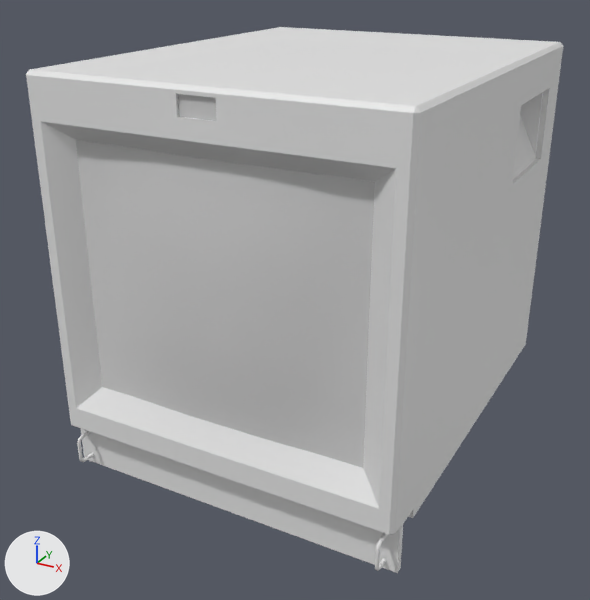
The glTF model cr-tv-v1.glb, before and after one commit.
Before and after are seen from a camera (50 mm lens) standing at (0.0773, -0.1329, 0.1904) and looking at (-0.0046, 0.016, 0.116). Arrows for +X, +Y and +Z are at lower left; the lights stay in place. Where no turn or scale is listed for an object, it has been applied to the vertices. Vertices at the same position are counted once.

Names of what the first picture shows: 'nurbsToPoly5_Blackplastic_0', 'nurbsToPoly5_silverbits_0', 'nurbsToPoly5_tvglass_0'.
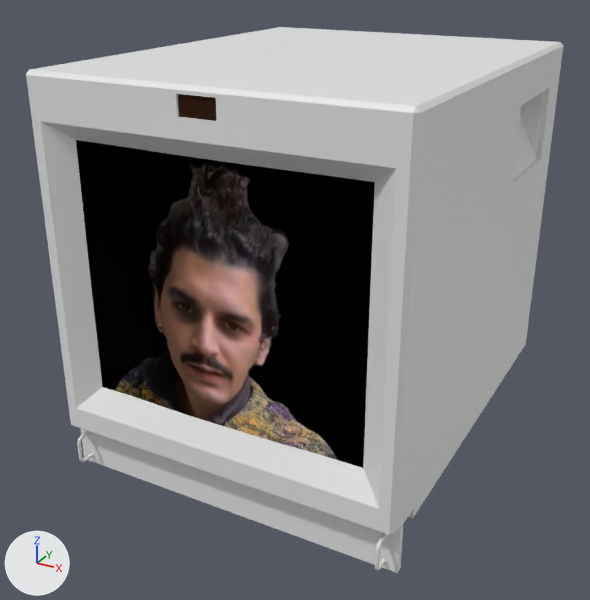
Diff of the bpy script that builds the scene:
```diff
--- a/cr-tv-v1.glb.py
+++ b/cr-tv-v1.glb.py
@@ img_image_6 @@
+img_image_6 = load_image('Image_6', '_unpacked/Image_6', 640, 640, 'sRGB')
@@ mat_tvglass @@
 mat_tvglass = principled_material('tvglass')
-mat_tvglass.base_color = (0.8, 0.8, 0.8)  # white #e7e7e7
+mat_tvglass.texture = img_image_6
 mat_tvglass.metallic = 1.0
@@ me_mesh_1 @@
 me_mesh_1.from_pydata(...)  # 123 vertices, 196 faces; spans x -0.0298..0.0298, y -0.0247..-0.0215, z 0.0238..0.0865
 # used by ob_nurbstopoly5_tvglass_0; location = (0.0, 0.0, 0.0814)
+# me_mesh_1 part 1: texture (UV) coordinates of 192 of 196 faces, centred in x -0.0285..0.0285, y -0.0247..-0.0215, z 0.026..0.0734, changed; they spanned u 0.58..0.76, v 0.51..0.67 and now span u 0.01..1.0, v 0.1..0.97
 me_mesh_1.materials.append(mat_tvglass)
```

Changed parts and their boxes (x1, y1, x2, y2) in the pictures (590 x 600 px):
'nurbsToPoly5_tvglass_0', surface changed (grey to black): (76, 94, 375, 468) in both
part 1 of me_mesh_1, surface changed (grey to black): (76, 140, 375, 468) in both
